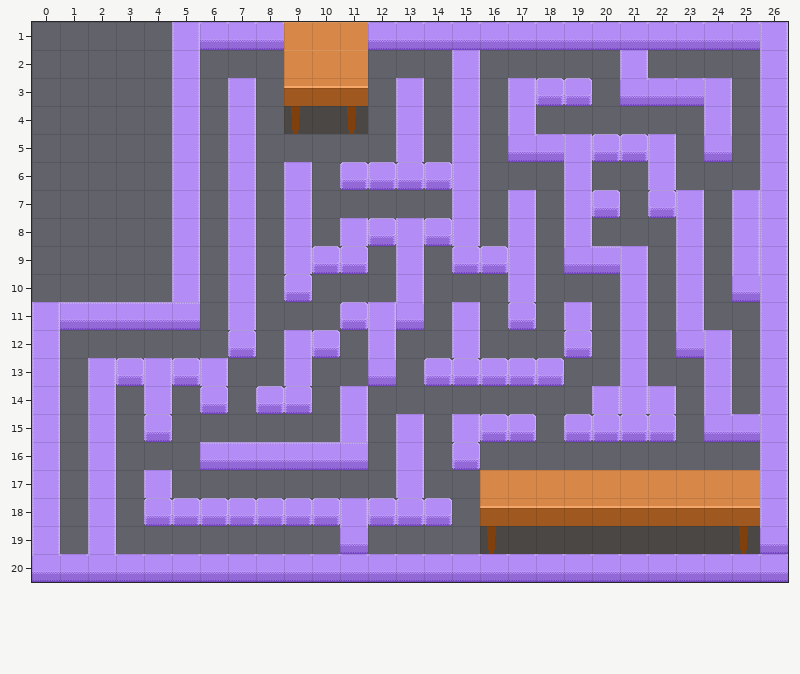
Level history. Tiled map: Baku/assets/data/Map2.tmx. That is the earlier state.
Cells are 32x32 px. Shown: x 0..26, y 1..20.
And afterwards:
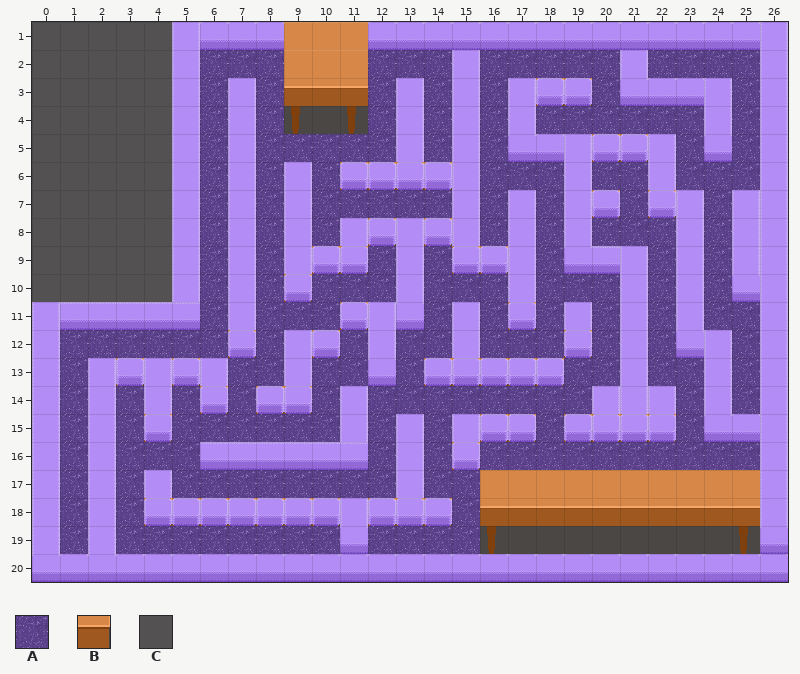
Key: from "tileset": A 1, B 25, C 32.
_ is an empty cell, . an unchanged one.
Tiles of an added or newly shown layer are drawn over the layers below it.
See-through tiles are keyed as they look on the map.
The author wrote: Added safety layer for collisions
Changes in this commit:
--- layer "floor" (now shown)
@@ x 0..25 @@
- 1 _____.....................
- 2 _____.___...___._____.____
- 3 _____._._..._._._..._...._
- 4 _____._._..._._._.______._
- 5 _____._._____._._......_._
- 6 _____._._._.....___.__.___
- 7 _____._._._____._._.._.._.
- 8 _____._._._....._._.___._.
- 9 _____._._..._._..._..._._.
-10 _____._._.___.___.___._._.
-11 ......_.___..._._._._._.__
-12 .______._.._.__.___._._.._
-13 ._.....__.__._.....__.__._
-14 ._._._._.._.________..._._
-15 ._._.______._._..._...._..
-16 ._.___......_._.__________
-17 ._._.________.__..........
-18 ._._..........._..........
-19 ._.________.____..........
+ 1 CCCCC.....................
+ 2 CCCCC.AAA...AAA.AAAAA.AAAA
+ 3 CCCCC.A.A...A.A.A...A....A
+ 4 CCCCC.A.A...A.A.A.AAAAAA.A
+ 5 CCCCC.A.AAAAA.A.A......A.A
+ 6 CCCCC.A.A.A.....AAA.AA.AAA
+ 7 CCCCC.A.A.AAAAA.A.A..A..A.
+ 8 CCCCC.A.A.A.....A.A.AAA.A.
+ 9 CCCCC.A.A...A.A...A...A.A.
+10 CCCCC.A.A.AAA.AAA.AAA.A.A.
+11 ......A.AAA...A.A.A.A.A.AA
+12 .AAAAAA.A..A.AA.AAA.A.A..A
+13 .A.....AA.AA.A.....AA.AA.A
+14 .A.A.A.A..A.AAAAAAAA...A.A
+15 .A.A.AAAAAA.A.A...A....A..
+16 .A.AAA......A.A.AAAAAAAAAA
+17 .A.A.AAAAAAAA.AA..........
+18 .A.A...........A..........
+19 .A.AAAAAAAA.AAAA..........
--- layer "safety" (added)
@@ x 18..19 @@
- 3 __
+ 3 BB
@@ x 3..22 @@
- 5 .................__.
- 6 ........____........
- 7 ................._._
- 8 ........._._........
- 9 .......__...__......
-10 ......_.............
-11 ........_....._.....
-12 ...._.._........_...
-13 _._........_____....
-14 ..._.__.............
-15 ._...........__.____
-16 ............_.......
+ 5 .................BB.
+ 6 ........BBBB........
+ 7 .................B.B
+ 8 .........B.B........
+ 9 .......BB...BB......
+10 ......B.............
+11 ........B.....B.....
+12 ....B..B........B...
+13 B.B........BBBBB....
+14 ...B.BB.............
+15 .B...........BB.BBBB
+16 ............B.......
@@ x 4..14 @@
-18 _______.___
+18 BBBBBBB.BBB
Changed places in both pictures, as pixel boxes (x1, y1, x2, y2):
added: (32, 22, 760, 554)
